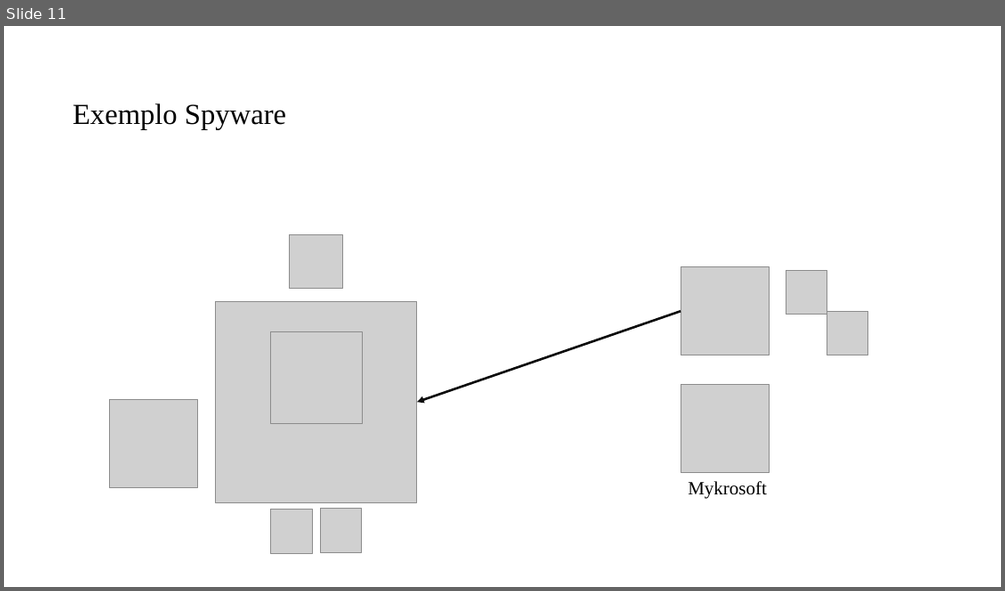
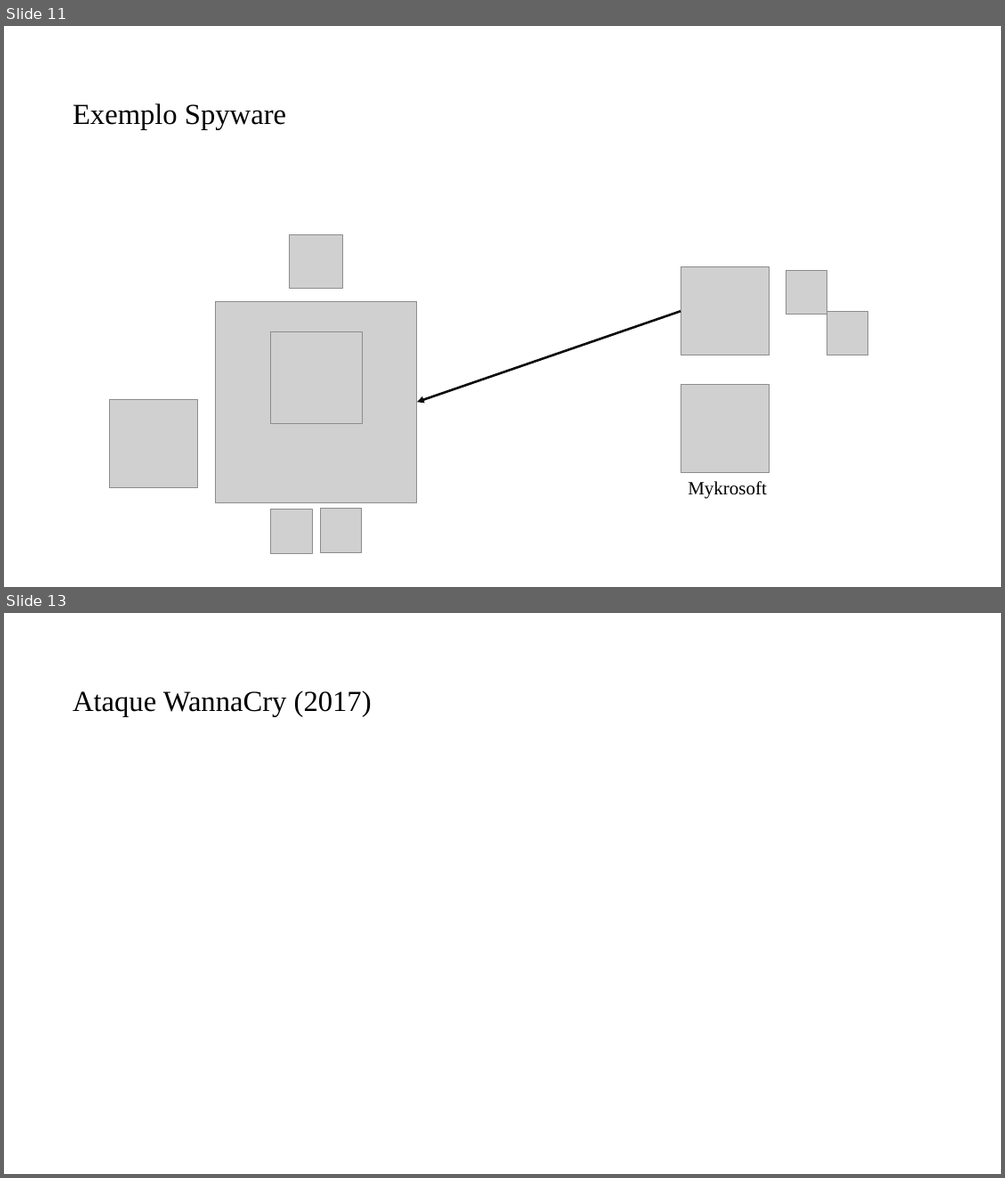
Before and after one commit to PedroMiho/UMC, a slide deck: Segurança da Informação/Aula 02 - Ameaças Ciberneticas/Ameaças Ciberneticas.pptx. Shown one above the other, each under a label of ours: slide 11 before the commit, slides 11 and 13 after it; the slides between them are not shown. The pictures are 1005x591 and 1005x1178 pixels, drawn with LibreOffice and Linux fonts; fonts in the diff are those of the drawing; grey boxes stand for pictures; background and template pictures are left out. Boxes give left, top, right and bottom in pixels: in the first picture for what was removed or moved away, otherwise in the second. Text is boxed around its words. In the diff, an @@ line names an element or a change of style, - is before the commit and + after.

```diff
--- a/Segurança da Informação/Aula 02 - Ameaças Ciberneticas/Ameaças Ciberneticas.pptx
+++ b/Segurança da Informação/Aula 02 - Ameaças Ciberneticas/Ameaças Ciberneticas.pptx
@@ slide 13 added at [4, 613, 1001, 1174], background #FFFFFF @@
@@ title added at [73, 690, 372, 717], 28 pt, text #000000 @@
+Ataque WannaCry (2017)
```
Also in this commit, not shown: 1 slide changed, 1 other slide added, 1 slide removed.
